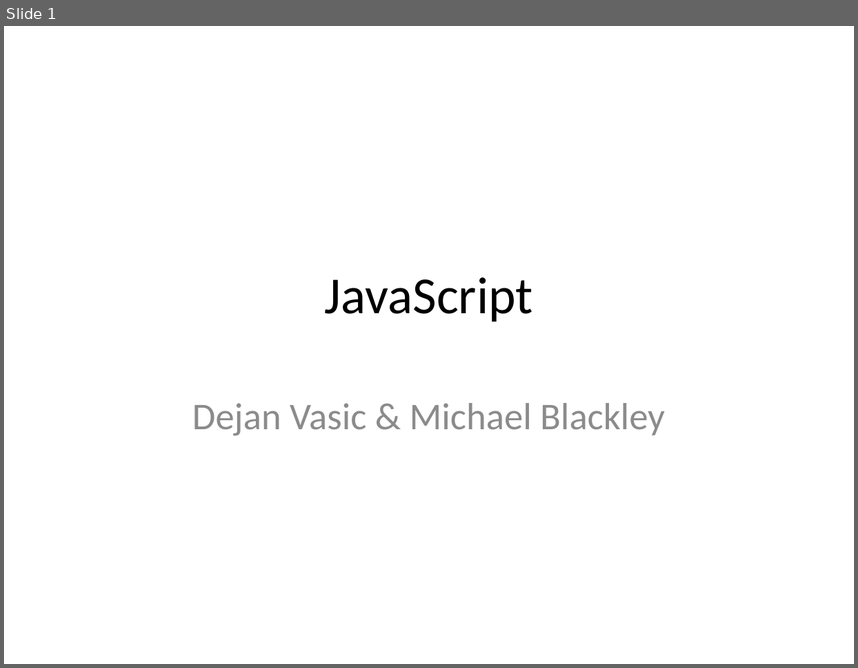
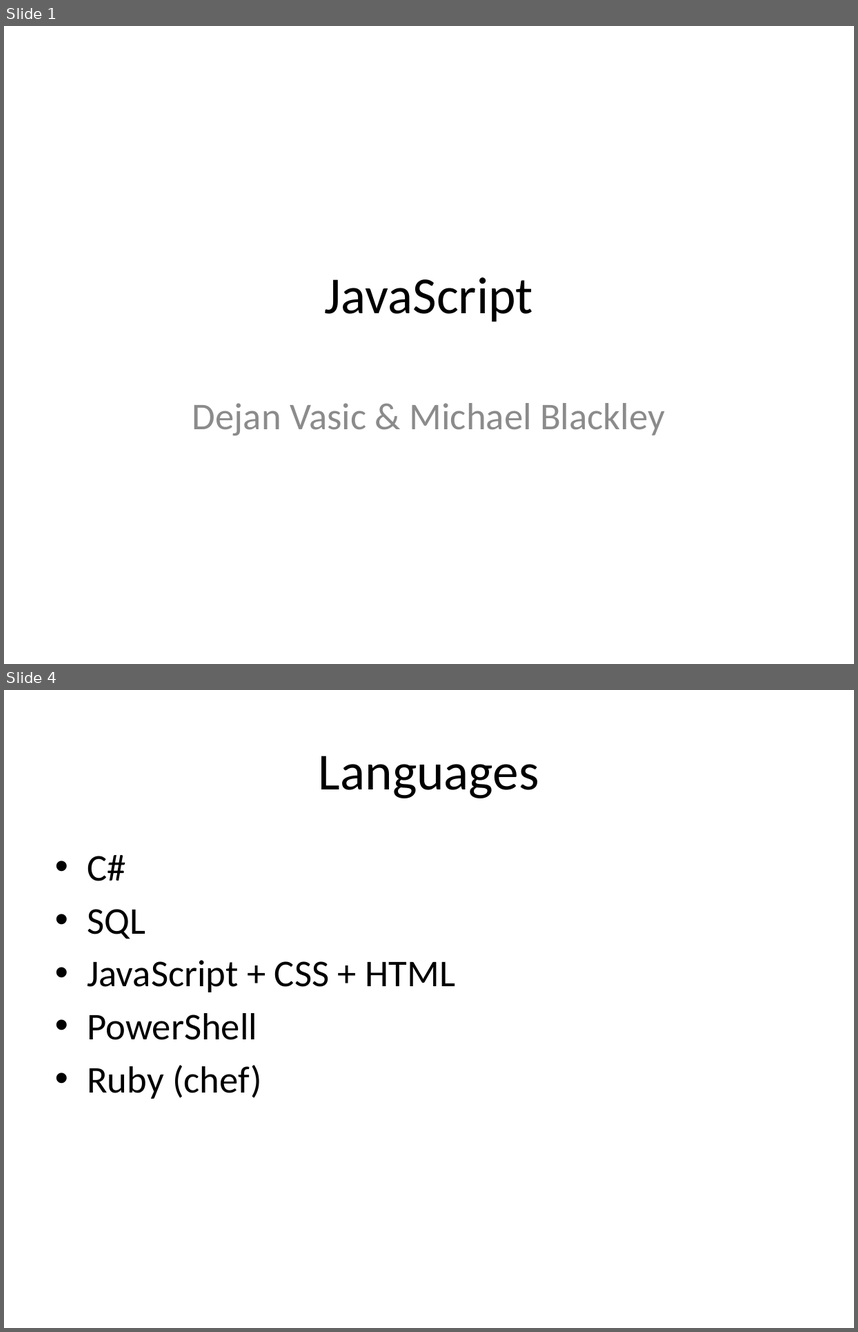
Before and after one commit to dejanvasic85/js-presentation, a slide deck: Introduction.pptx. Shown one above the other, each under a label of ours: slide 1 before the commit, slides 1 and 4 after it; the slides between them are not shown. The pictures are 858x668 and 858x1332 pixels, drawn with LibreOffice and Linux fonts; fonts in the diff are those of the drawing. Boxes give left, top, right and bottom in pixels: in the first picture for what was removed or moved away, otherwise in the second. Text is boxed around its words. In the diff, an @@ line names an element or a change of style, - is before the commit and + after.

```diff
--- a/Introduction.pptx
+++ b/Introduction.pptx
@@ slide 4 added at (4, 690, 854, 1328), background #FFFFFF @@
@@ title added at (319, 756, 539, 798), 44 pt, text #000000 @@
+Languages
@@ text added at (87, 855, 455, 1098), 32 pt, text #000000 @@
+• C#
+• SQL
+• JavaScript + CSS + HTML
+• PowerShell
+• Ruby (chef)
```
Also in this commit, not shown: 3 other slides added, 1 slide removed.
